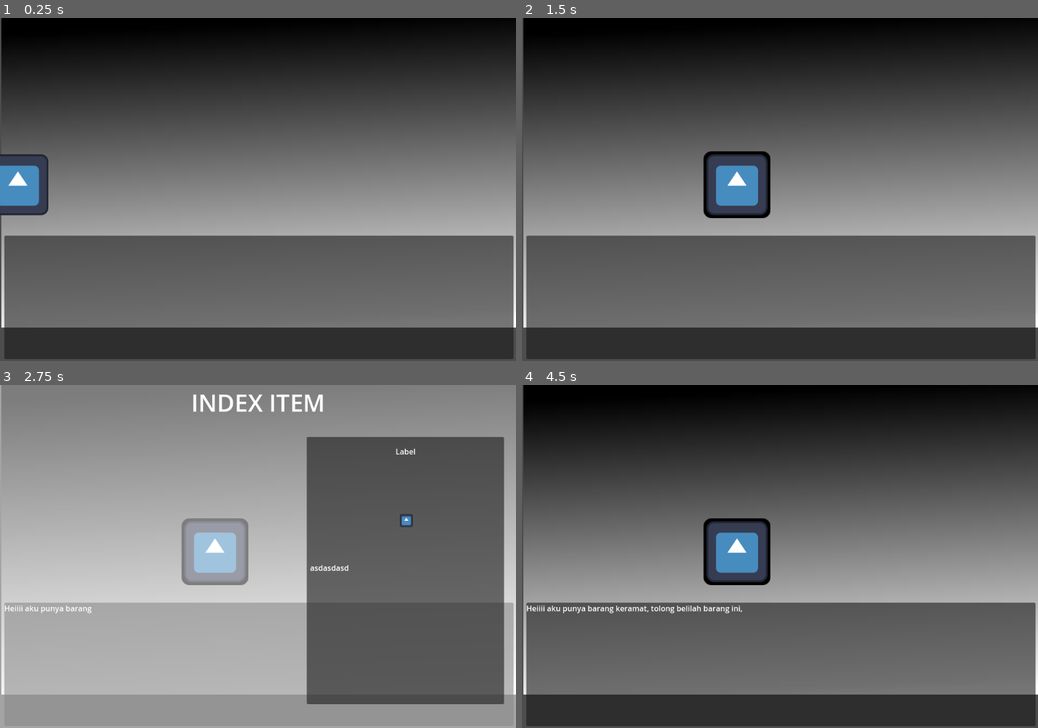
Above: before the commit, frames 1-4 (two rows, left to right).
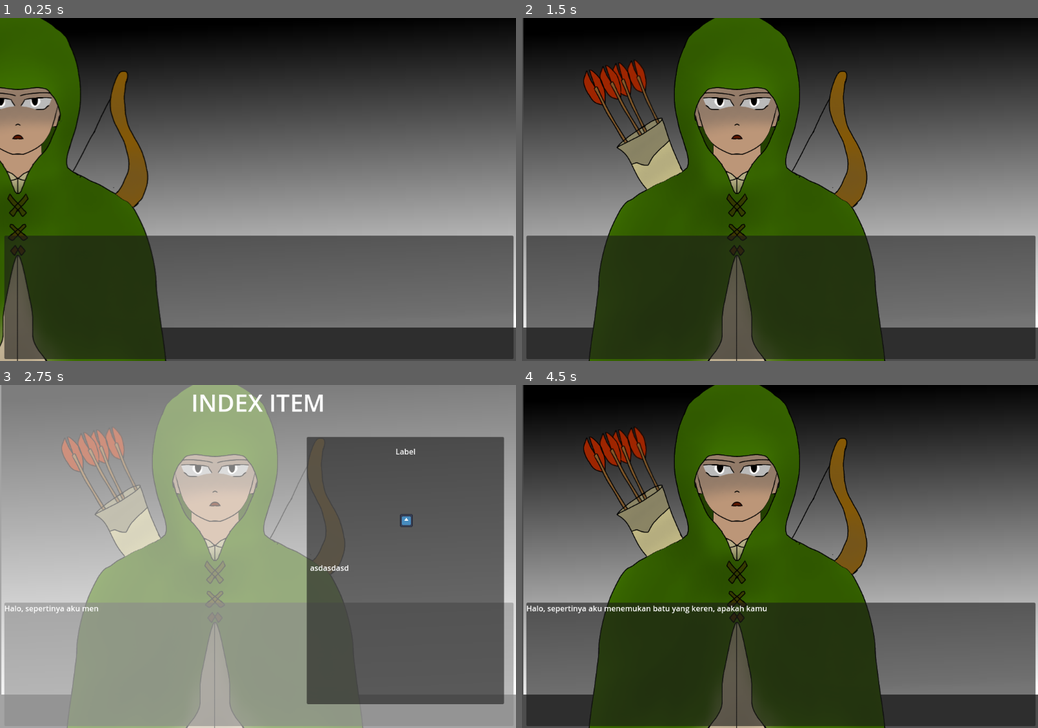
Above: after the commit, the same moments.

Repository: Valonekiil/Mystrade
Game: Godot game, scene res://main.tscn
Same seed, same stepped clock (60 frames per second), same inputs: the game is played once before the commit and once after it. The project has no main scene, so this scene is started directly. The engine's default icon, where the game draws it, is replaced by a stand-in: a white triangle on a blue panel in a dark square.
Inputs:
- Up to frame 1 (0.25 s): no input
- Up to frame 2 (1.5 s): hold Up 0.53-1.28 s; hold Tab 0.53-1.28 s; tap Space at 0.77 s; tap Enter at 1.25 s; hold Down from 1.28 s (still down); tap Tab at 1.35 s
- Up to frame 3 (2.75 s): tap Space at 1.52 s; release Down at 2.03 s; hold Up from 2.03 s (still down); hold Tab from 2.03 s (still down)
- Up to frame 4 (4.5 s): release Tab at 2.78 s; tap Tab at 2.85, 4.35 s; tap Space at 3.02, 3.77 s; release Up at 3.53 s; hold Tab 3.53-4.28 s; hold Down from 3.53 s (still down)

The runs differ from the first frame. In frame 1, 23% of the frame differs, in the area x 0-33%, y 0-100%; in frame 2, 40%; in frame 3, 30%; in frame 4, 41%, in the area x 2-71%, y 0-100%.

Commit message:
gold tok

Diff:
--- a/Game/Scene/Login.tscn
+++ b/Game/Scene/Login.tscn
@@ -146,6 +146,23 @@
 grow_vertical = 2
 text = "GET"
 
+[node name="Button4" type="Button" parent="."]
+custom_minimum_size = Vector2(100, 0)
+layout_mode = 1
+anchors_preset = 8
+anchor_left = 0.5
+anchor_top = 0.5
+anchor_right = 0.5
+anchor_bottom = 0.5
+offset_left = -50.0
+offset_top = 114.5
+offset_right = 50.0
+offset_bottom = 157.5
+grow_horizontal = 2
+grow_vertical = 2
+theme_override_font_sizes/font_size = 25
+text = "Start"
+
 [connection signal="pressed" from="Button" to="." method="_on_register_button_pressed"]
 [connection signal="pressed" from="Button2" to="." method="_on_update_button_pressed"]
 [connection signal="pressed" from="Button3" to="." method="_on_get_player_button_pressed"]
--- a/Game/Scene/state_manager.tscn
+++ b/Game/Scene/state_manager.tscn
@@ -8,6 +8,10 @@
 [ext_resource type="Texture2D" uid="uid://wiwho3l68x7v" path="res://Asset/Batu.png" id="6_jprqc"]
 [ext_resource type="Texture2D" uid="uid://cudg5v8sjvbcv" path="res://Asset/Batang_Hijau.png" id="7_6nywu"]
 [ext_resource type="Texture2D" uid="uid://dg30ouw4v3ddg" path="res://Asset/Buah.png" id="8_6nywu"]
+[ext_resource type="Script" uid="uid://cf8k8pqr3eh1v" path="res://Script/customer_resource.gd" id="9_3xrix"]
+[ext_resource type="Texture2D" uid="uid://b2tptvhap14dc" path="res://Asset/Tak berjudul91_20251029182341.png" id="10_um6rr"]
+[ext_resource type="Texture2D" uid="uid://cno1l4npuv162" path="res://Asset/Tak berjudul90_20251029182348.png" id="11_sbjcs"]
+[ext_resource type="Texture2D" uid="uid://bl2y2oecbvgtl" path="res://Asset/Tak berjudul93_20251029182320.png" id="12_pdkr1"]
 
 [sub_resource type="Resource" id="Resource_1yeup"]
 script = ExtResource("5_v7srd")
@@ -81,6 +85,28 @@
 dialogue = Array[ExtResource("4_6nywu")]([])
 metadata/_custom_type_script = "uid://3rtp0wmg68su"
 
+[sub_resource type="Resource" id="Resource_xl3u2"]
+script = ExtResource("9_3xrix")
+id = 1
+name = "Cutie"
+sprite = ExtResource("10_um6rr")
+metadata/_custom_type_script = "uid://cf8k8pqr3eh1v"
+
+[sub_resource type="Resource" id="Resource_rrkp4"]
+script = ExtResource("9_3xrix")
+id = 2
+name = "Hunter"
+sprite = ExtResource("11_sbjcs")
+metadata/_custom_type_script = "uid://cf8k8pqr3eh1v"
+
+[sub_resource type="Resource" id="Resource_ojy58"]
+script = ExtResource("9_3xrix")
+id = 3
+name = "Saudagar Renta"
+sprite = ExtResource("12_pdkr1")
+metadata/_custom_type_script = "uid://cf8k8pqr3eh1v"
+
 [node name="state_manager" type="Node"]
 script = ExtResource("1_2g078")
 items = Array[ExtResource("2_x8kip")]([ExtResource("3_t6hoa"), SubResource("Resource_um6rr"), SubResource("Resource_pdkr1"), SubResource("Resource_xovtb"), SubResource("Resource_jeyeh")])
+customers = Array[ExtResource("9_3xrix")]([SubResource("Resource_xl3u2"), SubResource("Resource_rrkp4"), SubResource("Resource_ojy58")])
--- a/Game/Script/Login.gd
+++ b/Game/Script/Login.gd
@@ -13,6 +13,14 @@
 	HTTPManager.get_player_completed.connect(_on_get_player_completed)
 	HTTPManager.update_player_completed.connect(_on_update_completed)
 
+func _start_button_pressed():
+	var username = username_input.text.strip_edges()
+	var password = password_input.text
+
+	if username.is_empty() or password.is_empty():
+		show_message("Username dan password wajib diisi!", Color.RED)
+		return
+
 func _on_register_button_pressed():
 	var username = username_input.text.strip_edges()
 	var password = password_input.text
@@ -20,10 +28,6 @@
 	# Validation
 	if username.is_empty() or password.is_empty():
 		show_message("Username dan password wajib diisi!", Color.RED)
-		return
-
-	if password.length() < 6:
-		show_message("Password minimal 6 karakter!", Color.RED)
 		return
 
 	show_message("Mendaftarkan...", Color.YELLOW)
--- a/Game/Script/autoload/state_manager.gd
+++ b/Game/Script/autoload/state_manager.gd
@@ -1,8 +1,23 @@
 extends Node
 
+var Gold_Lbl:Label
+var Gold:int
 signal show_item(item:Item_Base)
 @export var items:Array[Item_Base]
+@export var customers:Array[Cus_Res]
 var unlocked_items: Array[Item_Base] = []
+
+
+func init(tgt:Label, amount:Variant):
+	Gold_Lbl = tgt
+	if amount:
+		update_gold(amount)
+		return
+	update_gold(500)
+
+func update_gold(v:int):
+	Gold = v
+	Gold_Lbl.text = "Gold: " + str(v)
 
 func register_item(item: Item_Base):
 	if not items.has(item):
--- a/Game/Script/customer_base.gd
+++ b/Game/Script/customer_base.gd
@@ -1,6 +1,7 @@
 extends Sprite2D
 class_name Customer
 
+var res:Cus_Res
 var item:Item_Base
 var spawn:Marker2D
 var stand:Marker2D
--- /dev/null
+++ b/Game/Script/customer_resource.gd
@@ -0,0 +1,6 @@
+extends Resource
+class_name Cus_Res
+
+@export var id:int
+@export var name:String
+@export var sprite:CompressedTexture2D
--- a/Game/Script/main.gd
+++ b/Game/Script/main.gd
@@ -14,7 +14,9 @@
 
 func spawn_costumer():
 	var customer = Customer.new()
-	customer.texture = load("res://icon.svg")
+	var cus_res:Cus_Res = StateManager.customers.pick_random()
+	customer.res = cus_res
+	customer.texture = cus_res.sprite
 	customer.spawn = Spawn
 	customer.stand = Stand
 	customer.global_position = Spawn.global_position
Binary file added: Game/Asset/Tak berjudul90_20251029182348.png
Not shown, added: Game/Asset/Tak berjudul90_20251029182348.png.import
Binary file added: Game/Asset/Tak berjudul91_20251029182341.png
Not shown, added: Game/Asset/Tak berjudul91_20251029182341.png.import
Binary file added: Game/Asset/Tak berjudul92_20251029182301.jpg
Not shown, added: Game/Asset/Tak berjudul92_20251029182301.jpg.import
Binary file added: Game/Asset/Tak berjudul93_20251029182320.png
Not shown, added: Game/Asset/Tak berjudul93_20251029182320.png.import
Not shown: 1 places in Game/Scene/state_manager.tscn that only renumber resources
Not shown, added: Game/Script/customer_resource.gd.uid
